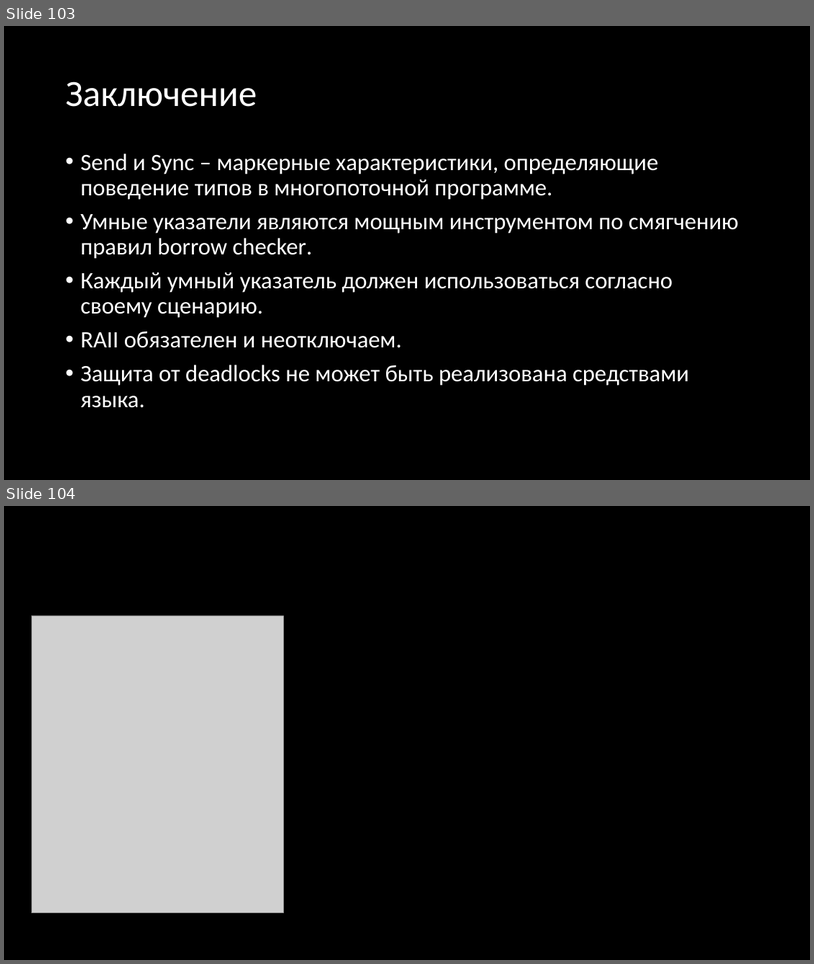
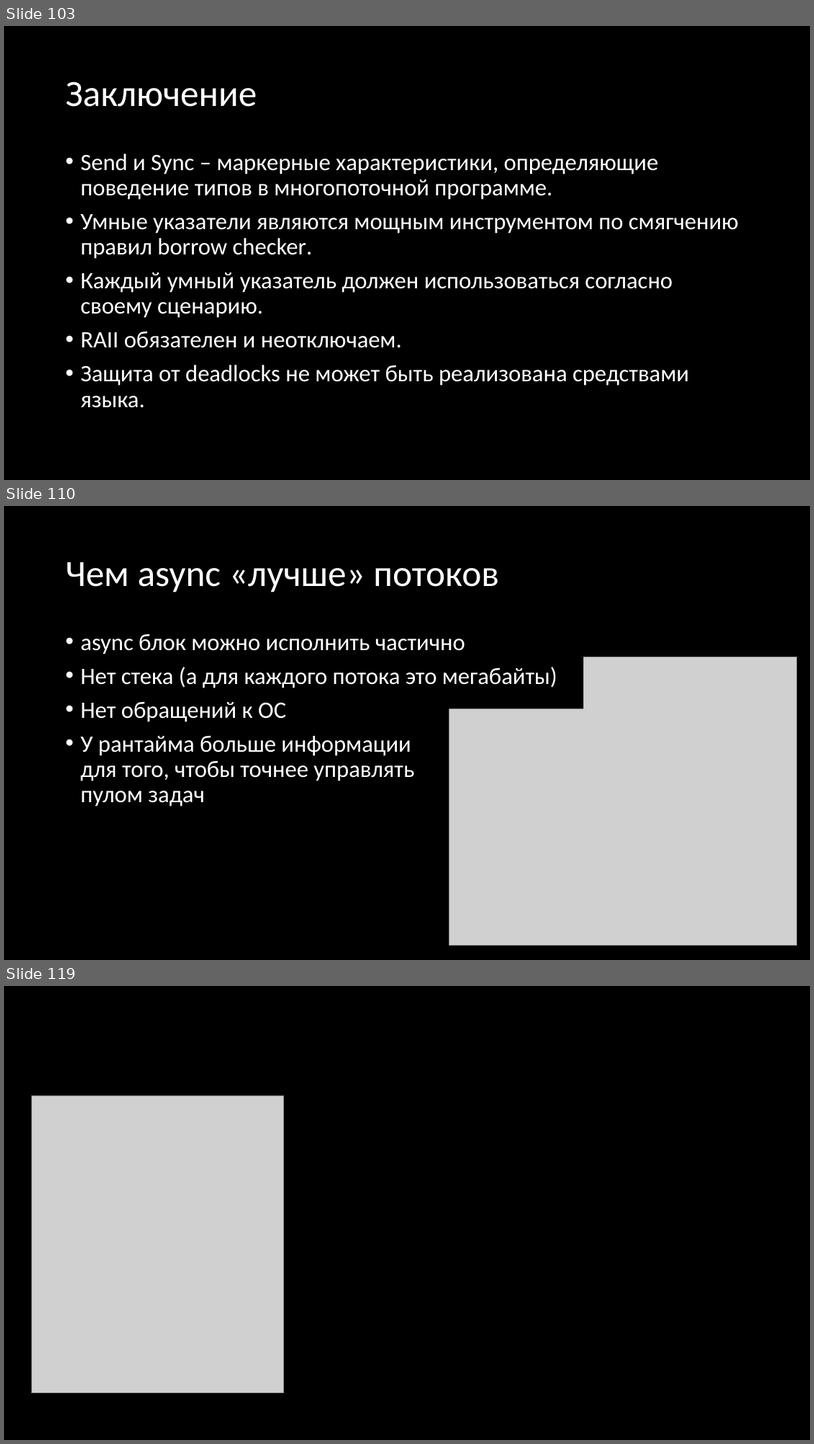
Before and after one commit to Gordon01/learn-rust, a slide deck: keynotes/Rust 2024.pptx. Shown one above the other, each under a label of ours: slides 103 and 104 before the commit, slides 103, 110 and 119 after it; the slides between them are not shown. The pictures are 814x964 and 814x1444 pixels, drawn with LibreOffice and Linux fonts; fonts in the diff are those of the drawing; grey boxes stand for pictures. Boxes give left, top, right and bottom in pixels: in the first picture for what was removed or moved away, otherwise in the second. Text is boxed around its words. In the diff, an @@ line names an element or a change of style, - is before the commit and + after.

```diff
--- a/keynotes/Rust 2024.pptx
+++ b/keynotes/Rust 2024.pptx
@@ slide 110 added at [4, 506, 810, 960], background #000000 @@
@@ title added at [65, 562, 499, 592], 44 pt, text #FFFFFF @@
+Чем async «лучше» потоков
@@ rectangle added at [399, 597, 584, 708], fill #000000 @@
@@ text added at [80, 633, 558, 806], 28 pt, text #FFFFFF @@
+• async блок можно исполнить частично
+• Нет стека (а для каждого потока это мегабайты)
+• Нет обращений к ОС
+• У рантайма больше информации
+  для того, чтобы точнее управлять
+  пулом задач
@@ picture added at [450, 656, 797, 945] @@
@@ what was slide 104 is now slide 119 @@
```
Also in this commit, not shown: 14 other slides added.
